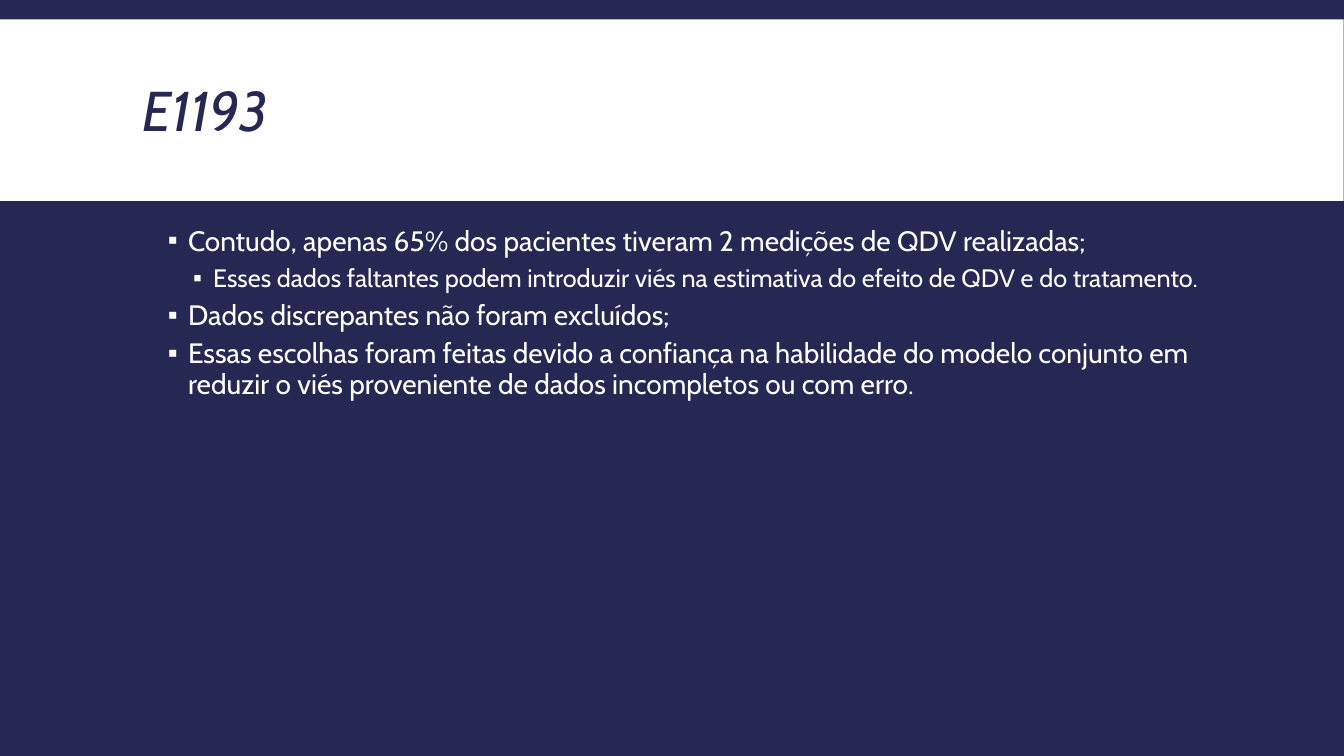
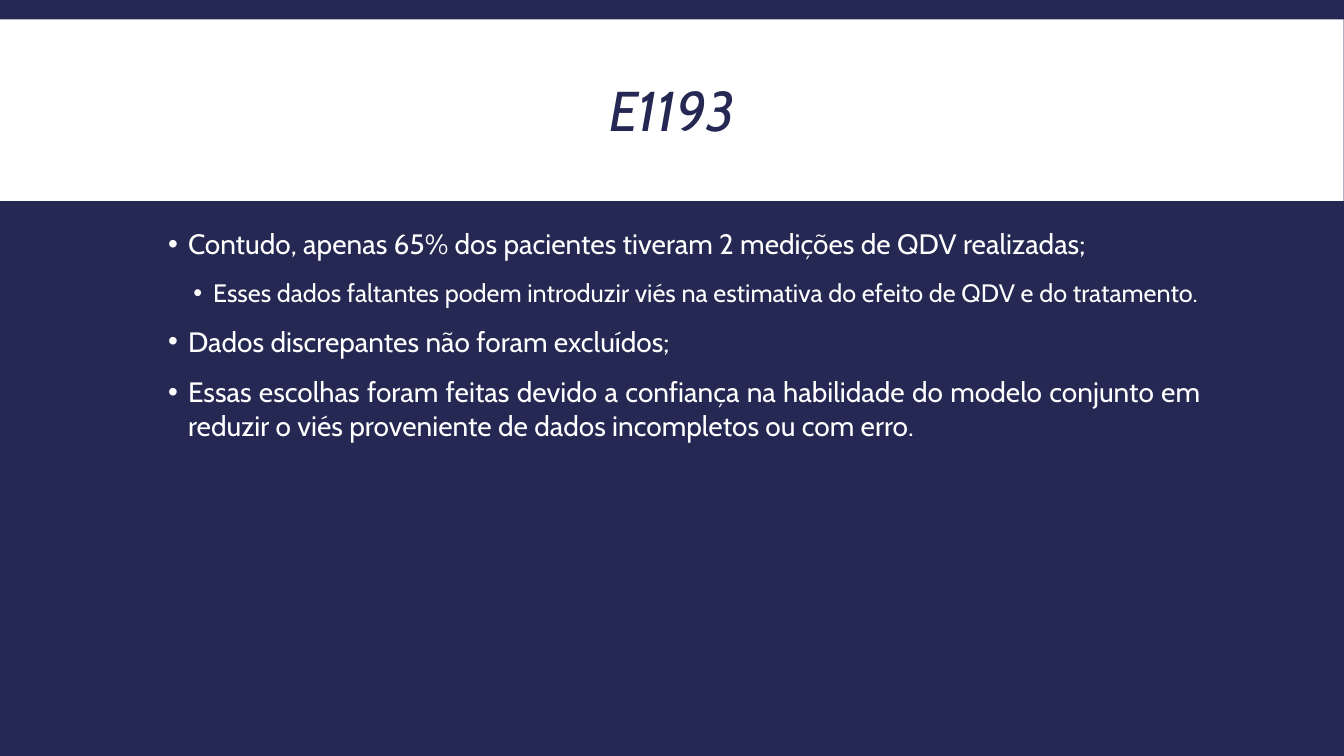
Before and after one commit to itff/Seminarios2, a slide deck: slide 19 of Apresentacao_Editado.pptx. Drawn at 1344x756 pixels with LibreOffice and Linux fonts; fonts in the diff are those of the drawing. Boxes give left, top, right and bottom in pixels: in the first picture for what was removed or moved away, otherwise in the second. Text is boxed around its words. In the diff, an @@ line names an element or a change of style, - is before the commit and + after.

```diff
--- a/Apresentacao_Editado.pptx
+++ b/Apresentacao_Editado.pptx
@@ title "E1193" at (x1=609, y1=91, x2=735, y2=132): alignment left to centre @@
@@ text "Contudo, apenas 65% dos pacientes ..." at (x1=188, y1=233, x2=1200, y2=442): alignment left to justified; bullet ▪ to •; line spacing 0.9 to 1; more space between paragraphs @@
```
Also in this commit, not shown: 28 other slides changed, 1 slide removed.
